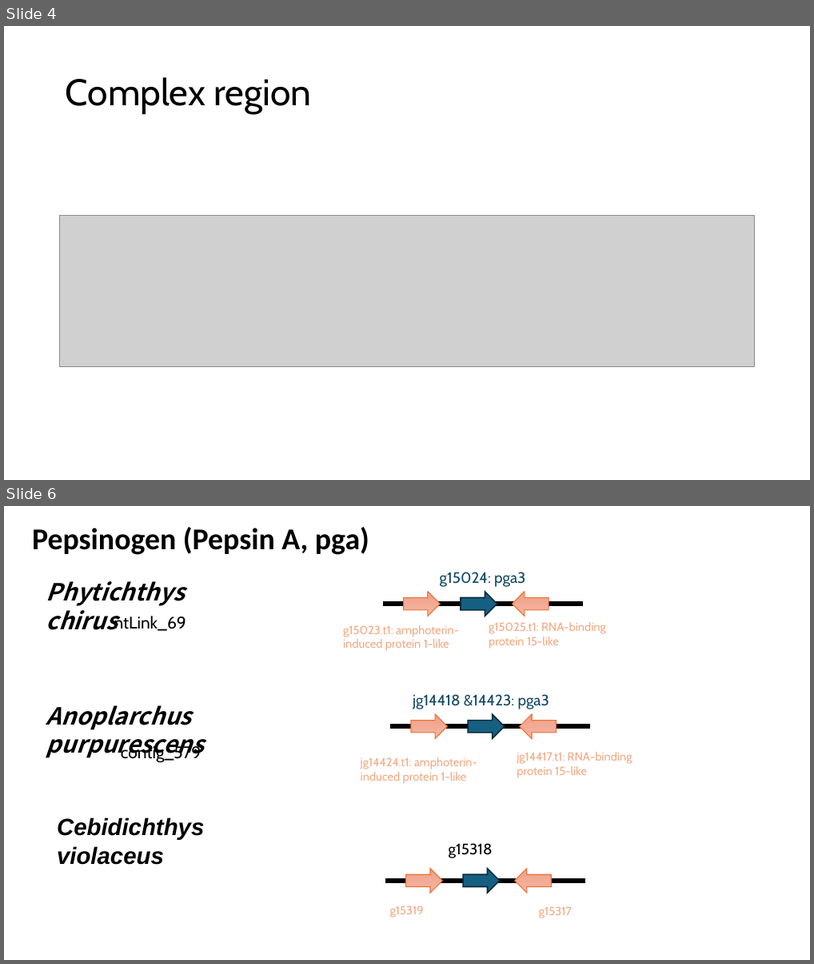
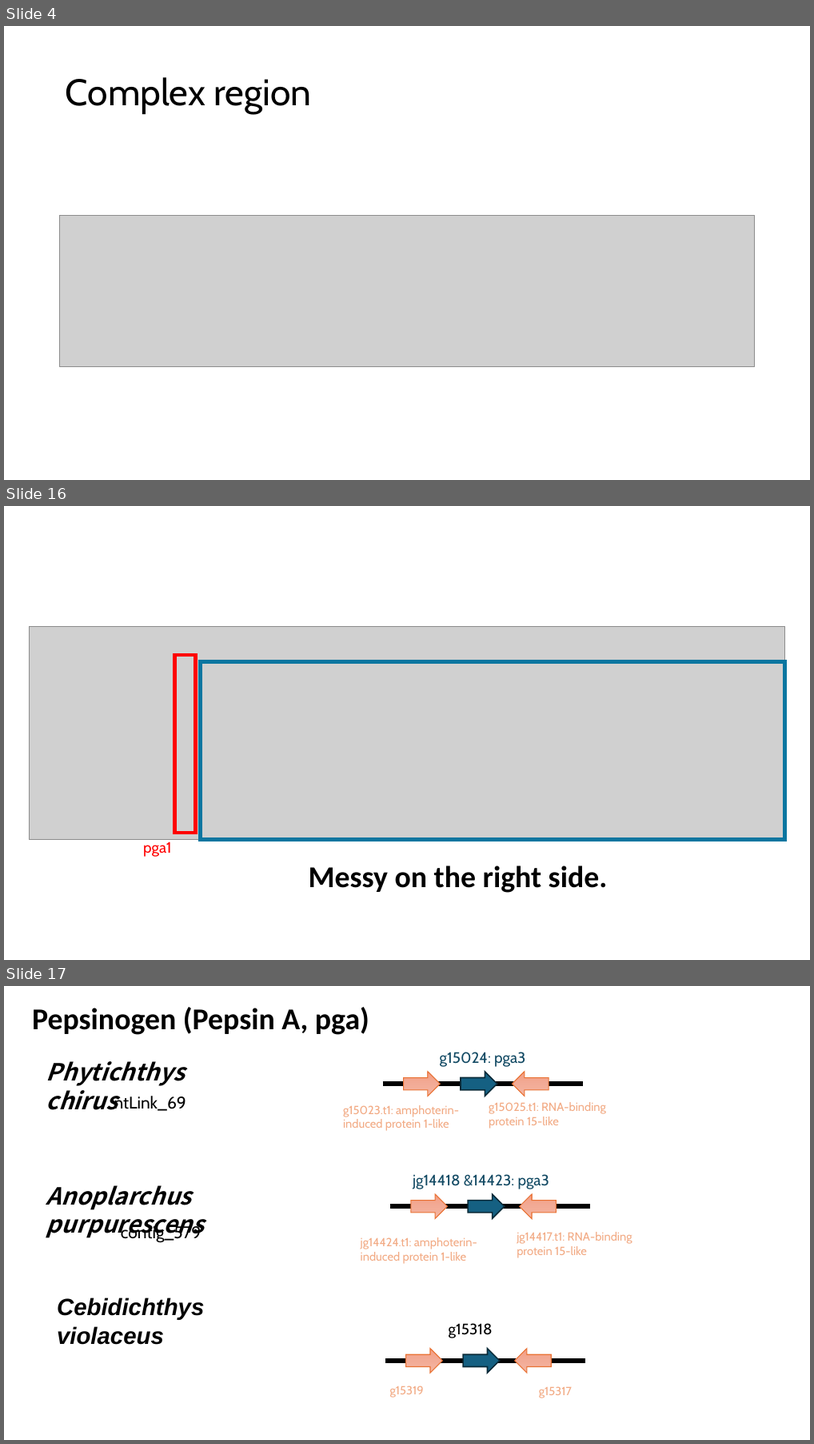
Before and after one commit to jyw-atgithub/fish-genome, a slide deck: synteny.pptx. Shown one above the other, each under a label of ours: slides 4 and 6 before the commit, slides 4, 16 and 17 after it; the slides between them are not shown. The pictures are 814x964 and 814x1444 pixels, drawn with LibreOffice and Linux fonts; fonts in the diff are those of the drawing; grey boxes stand for pictures. Boxes give left, top, right and bottom in pixels: in the first picture for what was removed or moved away, otherwise in the second. Text is boxed around its words. In the diff, an @@ line names an element or a change of style, - is before the commit and + after.

```diff
--- a/synteny.pptx
+++ b/synteny.pptx
@@ slide 16 added at box(4, 506, 810, 960), background #FFFFFF @@
@@ picture added at box(30, 626, 786, 840) @@
@@ rectangle added at box(175, 655, 196, 832), outline #FF0000 4.5 pt @@
@@ rectangle added at box(201, 662, 786, 840), outline #0B76A0 4.5 pt @@
@@ text added at box(143, 841, 171, 856), 18 pt, text #FF0000 @@
+pga1
@@ text added at box(309, 865, 608, 892), 36 pt, text #000000, bold @@
+Messy on the right side.
@@ what was slide 6 is now slide 17 @@
```
Also in this commit, not shown: 9 slides changed, 10 other slides added, 4 other files.
